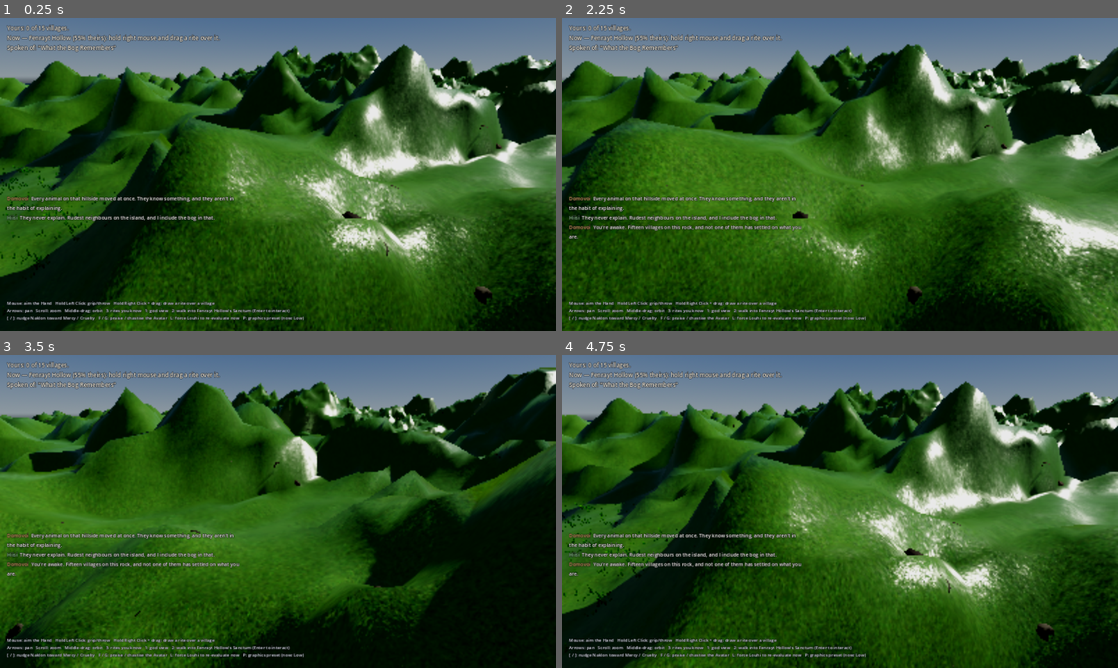
Above: before the commit, frames 1-4 (two rows, left to right).
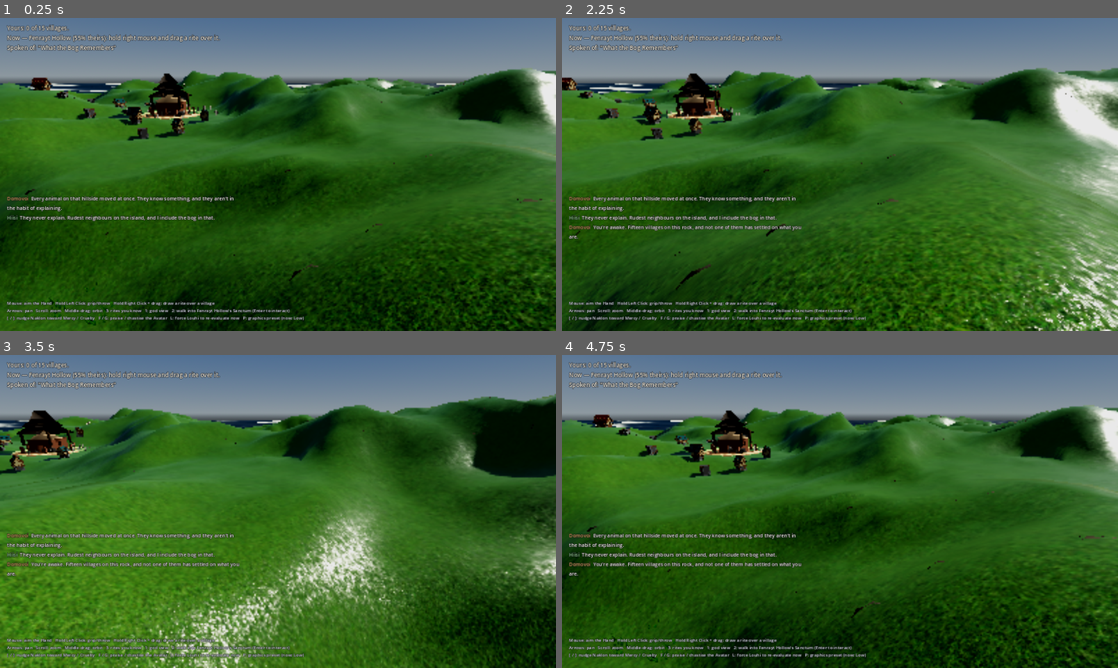
Above: after the commit, the same moments.

Repository: VolkMicro/BW
Game: Godot game, scene res://world/god_view.tscn
Two runs of this game, one before a commit and one after it. Both use one fixed random seed, a clock stepped at 60 frames per second and the inputs below.
Inputs (mouse positions are in pixels of both pictures, inside the frame that each line leads up to):
- Up to frame 1 (0.25 s): no input
- Up to frame 2 (2.25 s): tap Enter (ui_accept) at 0.5 s; drag from (684, 246) to (895, 105) at 0.52 s; drag from (728, 190) to (812, 237) at 1.27 s; move the mouse to (895, 105) at 2.02 s; hold Right (ui_right) from 2.03 s (still down); right-click (895, 105) at 2.1 s
- Up to frame 3 (3.5 s): release Right (ui_right) at 2.75 s; drag from (250, 574) to (111, 464) at 2.77 s
- Up to frame 4 (4.75 s): move the mouse to (1006, 558) at 3.52 s; hold Left (ui_left) 3.53-4.25 s; tap K at 3.6 s; tap Enter (ui_accept) at 3.77, 4.07 s; drag from (673, 464) to (756, 433) at 4.27 s

The runs differ from the first frame. In frame 1, 57% of the frame differs, in the area x 0-100%, y 8-100%; in frame 2, 52%; in frame 3, 65%, in the area x 0-100%, y 3-100%; in frame 4, 57%.

Commit message:
Fix the island's shape at 1200 m: frequencies are per-island, not per-metre
Growing the island to 1200 m made it worse-looking, not better, and the
reason was a units bug hiding in plain sight. FastNoiseLite frequency is in
cycles per METRE. Every frequency here was tuned against a 256 m island, so
at 1200 m the feature SIZE stayed put and the feature COUNT went up ~5x: the
island rendered as a field of forty near-identical conical hills. Worse, the
detail octave landed at roughly an 8 m wavelength on a 4 m grid step — two
samples per wavelength, exactly the undersampling the comment in that
function already warned future editors about.

Frequencies now scale by TUNING_SIZE / size_meters, which converts them to
cycles per ISLAND: a lobe stays a lobe at any scale. That bought enough
sampling headroom (wavelengths 4.7x longer against a 2x coarser grid) to
spend one extra octave on each layer, so the fine detail comes back.

coast_warp_strength had the same disease in the other direction: 46 m of
coastline displacement carved real bays into a 256 m island and merely
dimpled a 1200 m one, which is why the big island came out a smooth oval —
the single shape the design says an island must never be. It is now a
fraction of half-size, so the coast is as ragged at any scale.

FORMULA_VERSION goes into the erosion cache key. Everything above lives in
constants rather than exported parameters, so without it the cache happily
serves an island built by the previous formula and the edit appears to do
nothing.

Separately: sample_smoothed_height() clamped out-of-bounds queries to the
nearest edge sample. Where the island runs up to the grid boundary that
sample is land, so every point out to the horizon in that direction reported
dry ground. The ocean's shore mask believed it and dropped its own triangles,
leaving two straight ribbons of missing water reaching to the horizon.
Outside the footprint now reads as open sea, which is also the right answer
for scatter, village placement and the Hand.

Village minimum separation 55 m -> 105 m: at 1200 m the old value packed all
fifteen villages into whichever corner had the best ground.

Co-Authored-By: Claude Opus 5 <noreply@anthropic.com>
Claude-Session: https://claude.ai/code/session_01Gq14pZoRn66B3NC1Wbd68H

Diff:
--- a/world/god_view.gd
+++ b/world/god_view.gd
@@ -442,7 +442,10 @@
 ## Roughly the Sanctum's worship-yard radius, so "level" is measured over the
 ## area a village actually occupies rather than at a single point.
 const VILLAGE_FOOTPRINT := 11.0
-const VILLAGE_MIN_SEPARATION := 55.0
+## On a 1200 m island 55 m put fifteen villages shoulder to shoulder in
+## whichever corner had the best ground. This is the distance at which two
+## settlements read as separate places from the air.
+const VILLAGE_MIN_SEPARATION := 105.0
 
 ## Returns a spot near `wish` where a village can actually stand: above the
 ## waterline, level enough, and clear of the villages already placed. Spirals
--- a/world/terrain/island_generator.gd
+++ b/world/terrain/island_generator.gd
@@ -41,12 +41,31 @@
 	_build_noise()
 	_noise_built = true
 
+## The island size every frequency below was originally tuned against. Noise
+## frequency is in cycles per METRE, so a frequency that gives one mountain
+## range on a 256 m island gives five on a 1200 m one. Scaling by
+## TUNING_SIZE / size_meters keeps the frequencies in cycles per ISLAND, which
+## is the unit that actually matters: a lobe stays a lobe at any scale.
+##
+## This is not a micro-optimisation, it is the difference between a landmass
+## and an egg carton. When the island first went from 320 m to 1200 m without
+## this, it rendered as a field of ~40 near-identical conical hills — and the
+## detail octave landed at a ~8 m wavelength on a 4 m grid step, i.e. two
+## samples per wavelength, which is exactly the undersampling the comment
+## below warns about.
+const TUNING_SIZE := 256.0
+
+func _frequency_scale() -> float:
+	return TUNING_SIZE / maxf(size_meters, 1.0)
+
 func _build_noise() -> void:
+	var fs := _frequency_scale()
+
 	_continent_noise = FastNoiseLite.new()
 	_continent_noise.seed = island_seed
 	_continent_noise.noise_type = FastNoiseLite.TYPE_SIMPLEX_SMOOTH
-	_continent_noise.frequency = 0.006 / maxf(continent_noise_scale, 0.001)
-	_continent_noise.fractal_octaves = 4
+	_continent_noise.frequency = 0.006 * fs / maxf(continent_noise_scale, 0.001)
+	_continent_noise.fractal_octaves = 5
 	_continent_noise.fractal_gain = 0.5
 	_continent_noise.fractal_lacunarity = 2.0
 
@@ -61,13 +80,20 @@
 	# If `resolution` or `size_meters` changes enough to move the grid step,
 	# re-check these against the same >=4-samples-per-wavelength target
 	# (i.e. keep each noise's finest-octave frequency below roughly
-	# 1 / (4 * grid_step)).
+	# 1 / (4 * grid_step)). `_frequency_scale()` handles size_meters; the
+	# octave counts are what you re-check when `resolution` moves.
+	#
+	# The counts below are one higher than the 256 m tuning because scaling by
+	# island size bought the headroom: at 1200 m / 301 the grid step is 4 m
+	# (was 2 m, so 2x worse) while every wavelength grew 4.7x, a net 2.3x more
+	# samples per wavelength. Spending that on an extra octave puts the fine
+	# detail back that pure proportional scaling would have stretched away.
 	_ridge_noise = FastNoiseLite.new()
 	_ridge_noise.seed = island_seed + 1013
 	_ridge_noise.noise_type = FastNoiseLite.TYPE_SIMPLEX
-	_ridge_noise.frequency = 0.025 / maxf(ridge_noise_scale, 0.001)
+	_ridge_noise.frequency = 0.025 * fs / maxf(ridge_noise_scale, 0.001)
 	_ridge_noise.fractal_type = FastNoiseLite.FRACTAL_RIDGED
-	_ridge_noise.fractal_octaves = 3
+	_ridge_noise.fractal_octaves = 4
 	_ridge_noise.fractal_gain = 0.55
 	_ridge_noise.fractal_lacunarity = 2.1
 
@@ -78,7 +104,10 @@
 	_warp_noise = FastNoiseLite.new()
 	_warp_noise.seed = island_seed + 20261
 	_warp_noise.noise_type = FastNoiseLite.TYPE_SIMPLEX_SMOOTH
-	_warp_noise.frequency = coast_warp_frequency
+	# Scaled like every other frequency: `coast_warp_frequency` is authored in
+	# cycles per metre, and a coastline wiggle tuned for a 256 m island turns
+	# into a frilled edge on a 1200 m one.
+	_warp_noise.frequency = coast_warp_frequency * fs
 	_warp_noise.fractal_octaves = 2
 
 	_build_lobes()
@@ -86,8 +115,8 @@
 	_detail_noise = FastNoiseLite.new()
 	_detail_noise.seed = island_seed + 7331
 	_detail_noise.noise_type = FastNoiseLite.TYPE_SIMPLEX
-	_detail_noise.frequency = 0.06 / maxf(detail_noise_scale, 0.001)
-	_detail_noise.fractal_octaves = 2
+	_detail_noise.frequency = 0.06 * fs / maxf(detail_noise_scale, 0.001)
+	_detail_noise.fractal_octaves = 3
 	_detail_noise.fractal_gain = 0.45
 
 ## Height (meters, relative to sea_level; negative = sea floor) at a point in
@@ -128,14 +157,20 @@
 ## How far lobe centres may sit from the middle, as a fraction of half-size.
 @export_range(0.0, 0.8) var lobe_spread: float = 0.34
 ## Smallest/largest lobe radius, as a fraction of half-size.
-@export var lobe_radius_range := Vector2(0.42, 0.72)
+@export var lobe_radius_range := Vector2(0.52, 0.82)
 ## How elongated a lobe may be. 1.0 = circular; higher stretches it on one
 ## axis, which is what makes the island read as a real landmass rather than
 ## a cluster of circles.
 @export var lobe_stretch_range := Vector2(1.0, 1.9)
-## Coastline irregularity, in metres of displacement. This is the knob that
+## Coastline irregularity, as a FRACTION OF HALF-SIZE. This is the knob that
 ## makes headlands and bays. 0 disables warping entirely.
-@export var coast_warp_strength: float = 46.0
+##
+## Used to be raw metres, which broke the moment the island grew: 46 m of
+## displacement carved real bays into a 256 m island and merely dimpled a
+## 1200 m one, so the big island came out as a smooth oval — the exact shape
+## the design says an island must never be. Expressing it as a fraction makes
+## the coastline as ragged at any scale.
+@export_range(0.0, 0.8) var coast_warp_strength: float = 0.26
 @export var coast_warp_frequency: float = 0.0055
 
 var _lobes: Array = [] # {c: Vector2, r: float, stretch: float, angle: float}
@@ -154,7 +189,7 @@
 		# to get a second, uncorrelated field without a second noise object.
 		var wx := _warp_noise.get_noise_2d(local_x, local_z)
 		var wz := _warp_noise.get_noise_2d(local_x + 4131.0, local_z - 2677.0)
-		p += Vector2(wx, wz) * coast_warp_strength
+		p += Vector2(wx, wz) * (coast_warp_strength * half)
 
 	var best := 0.0
 	for lobe in _lobes:
@@ -347,8 +382,16 @@
 ## Every parameter that changes the heightmap goes into the key. Miss one and
 ## the cache silently serves the wrong island — which is a far worse failure
 ## than a slow launch, so this is deliberately exhaustive.
+## Bump this whenever a hard-coded number inside `_build_noise()` or the
+## erosion changes. Those are constants, not exported parameters, so they do
+## not appear in the list below — without a version stamp the cache would
+## happily serve an island generated by the OLD formula, and you would spend
+## an afternoon wondering why your edit did nothing.
+const FORMULA_VERSION := 3
+
 func _cache_key(res: int) -> String:
 	var parts := [
+		FORMULA_VERSION,
 		island_seed, res, size_meters, max_height, sea_level,
 		continent_noise_scale, ridge_noise_scale, detail_noise_scale,
 		coastal_falloff_power, smoothing_passes,
@@ -696,6 +739,18 @@
 		return height_at(local_x, local_z)
 	var res := _cached_resolution
 	var half := size_meters * 0.5
+	# OUTSIDE THE FOOTPRINT IS OPEN SEA, not "whatever the edge row says".
+	#
+	# The clamp below is what makes a query outside the grid read the nearest
+	# edge sample. Where the island runs right up to the grid boundary that
+	# edge sample is LAND, so every point out to the horizon in that direction
+	# reported dry ground. The ocean's shore mask believed it and cut its own
+	# triangles away, leaving two straight ribbons of missing water reaching
+	# from the island's northern tip to the horizon. Anything else that asks
+	# "is there ground here" — scatter, village placement, the Hand — would
+	# have been lied to in exactly the same way.
+	if absf(local_x) > half or absf(local_z) > half:
+		return sea_level - 40.0
 	var step := size_meters / float(res - 1)
 	var fx := clampf((local_x + half) / step, 0.0, float(res - 1))
 	var fz := clampf((local_z + half) / step, 0.0, float(res - 1))
Not shown, changed: docs/ROADMAP.md
